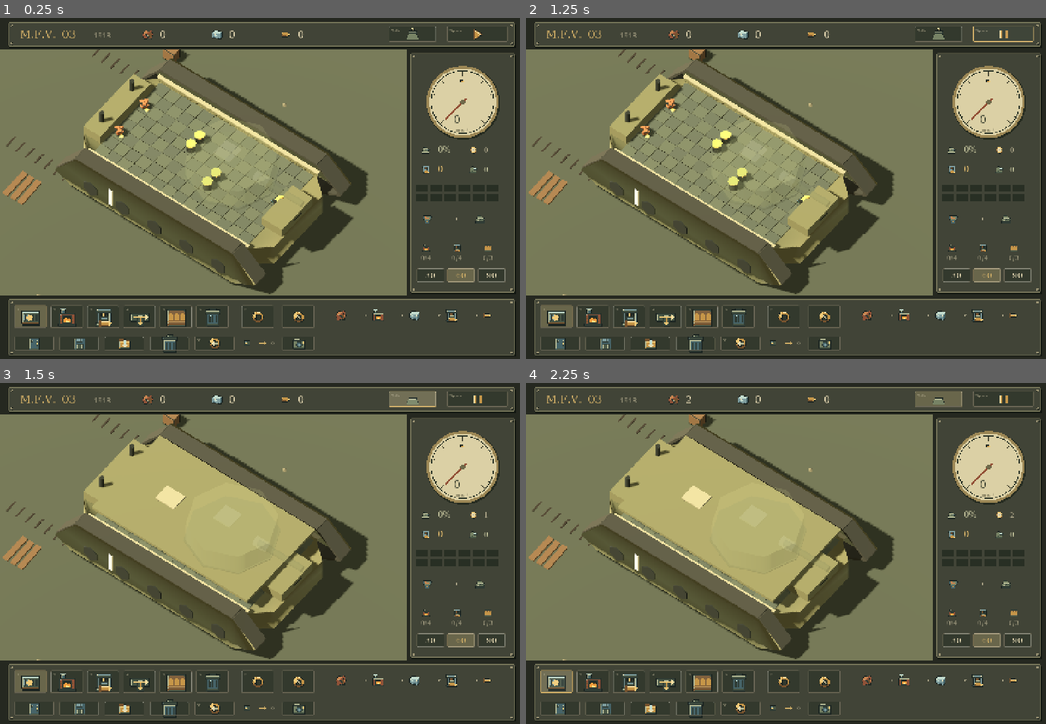
Above: before the commit, frames 1-4 (two rows, left to right).
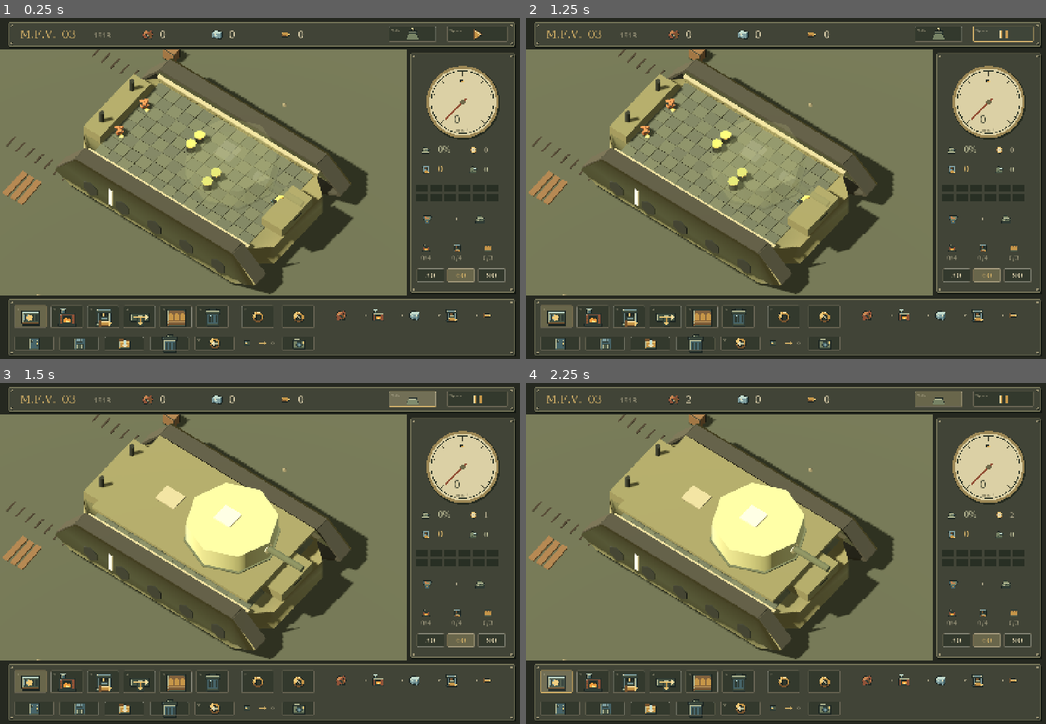
Above: after the commit, the same moments.

Repository: dicenull/last-supply-line
Game: Godot game, scene res://main.tscn
The game is run twice, just before and just after one commit, with the same random seed, the same clock (stepped at 60 frames per second) and the same inputs.
Inputs (mouse positions are in pixels of both pictures, inside the frame that each line leads up to):
- Up to frame 1 (0.25 s): no input
- Up to frame 2 (1.25 s): click (1004, 35) at 0.52 s
- Up to frame 3 (1.5 s): click (410, 400) at 1.27 s
- Up to frame 4 (2.25 s): click (557, 683) at 2.02 s

Frames 1-2 are identical in both runs. In frame 3, 3.8% of the frame differs, in the area x 35-59%, y 29-57%; in frame 4, 3.8%.

Commit message:
feat: toggle turret transparency with roof view

Diff:
--- a/scripts/tank_world.gd
+++ b/scripts/tank_world.gd
@@ -124,6 +124,7 @@
 		var translucent = material(spec[0],spec[1])
 		translucent.transparency = BaseMaterial3D.TRANSPARENCY_ALPHA
 		translucent.albedo_color.a = spec[2]
+		translucent.set_meta("interior_alpha",spec[2])
 
 	var env = WorldEnvironment.new()
 	var environment = Environment.new()
@@ -182,6 +183,10 @@
 func toggle_roof():
 	roof_closed = not roof_closed
 	roof.visible = roof_closed
+	for key in ["turret_armor","turret_edge","turret_dark"]:
+		var mat: StandardMaterial3D = mats[key]
+		mat.transparency = BaseMaterial3D.TRANSPARENCY_DISABLED if roof_closed else BaseMaterial3D.TRANSPARENCY_ALPHA
+		mat.albedo_color.a = 1.0 if roof_closed else float(mat.get_meta("interior_alpha"))
 	marker.visible = false
 
 func terrain():
--- a/tests/tank_ui_test.gd
+++ b/tests/tank_ui_test.gd
@@ -63,9 +63,15 @@
 	check(game.factory.cells.has(Vector2i(1,2)),"undo restores 3D layout")
 	await click(Vector2(1120,45))
 	check(game.world.roof_closed and game.cell_at(screen(Vector2i(1,2))) == Vector2i(-1,-1),"closed roof blocks placement")
+	for mat_name in ["turret_armor","turret_edge","turret_dark"]:
+		var mat = game.world.mats[mat_name]
+		check(mat.transparency == BaseMaterial3D.TRANSPARENCY_DISABLED and mat.albedo_color.a == 1.0,"closed roof makes turret opaque: "+mat_name)
 	await screenshot("res://preview-exterior.png")
 	await key(KEY_TAB)
 	check(not game.world.roof_closed,"Tab opens cutaway roof")
+	for mat_name in ["turret_armor","turret_edge","turret_dark"]:
+		var mat = game.world.mats[mat_name]
+		check(mat.transparency == BaseMaterial3D.TRANSPARENCY_ALPHA and is_equal_approx(mat.albedo_color.a,float(mat.get_meta("interior_alpha"))),"Tab restores turret translucency: "+mat_name)
 	game.world.yaw += 0.4
 	game.world.pitch = 1.15
 	game.world.update_camera()
Not shown, changed: README.md
